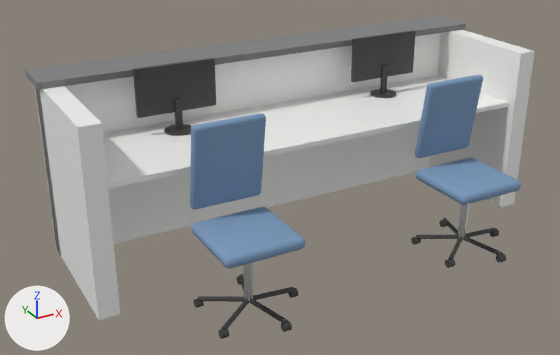
A saved change to the glTF model modules/assets/internal/models/hospital/hospital.ward.nurse_station.glb.
Camera for both pictures: a 50 mm lens placed at (-2.34, -4.0, 2.38), pointed at (-0.24, -0.17, 0.46). Arrows for +X, +Y and +Z are at lower left; the lights stay in place. The older version comes first.

Names of what the first picture shows: 'main__fabric_blue', 'main__laminate_white', 'main__plastic_black', 'main__steel_stainless', 'main__worktop'.
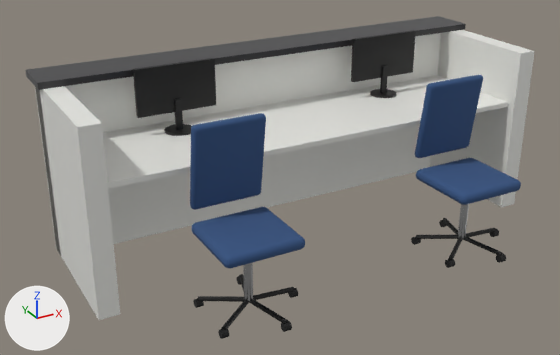
Location of each change, [x1, y1, x2, y2] in pixels of the pictures (560 x 355 px):
'main__fabric_blue', recoloured (darker): [190, 75, 521, 268] in both
'main__worktop', recoloured (grey to dark grey): [25, 16, 466, 90] in both

Edits to the bpy script that builds the scene:
```text
Change mat_fabric_blue:
    mat_fabric_blue.base_color: (0.2, 0.32, 0.5) -> (0.0331, 0.0835, 0.214)  # blue #7c99bc -> blue #33527f
Change mat_worktop:
    mat_worktop.base_color: (0.2, 0.2, 0.21) -> (0.0331, 0.0331, 0.0363)  # grey #7c7c7e -> dark grey #333336
```
